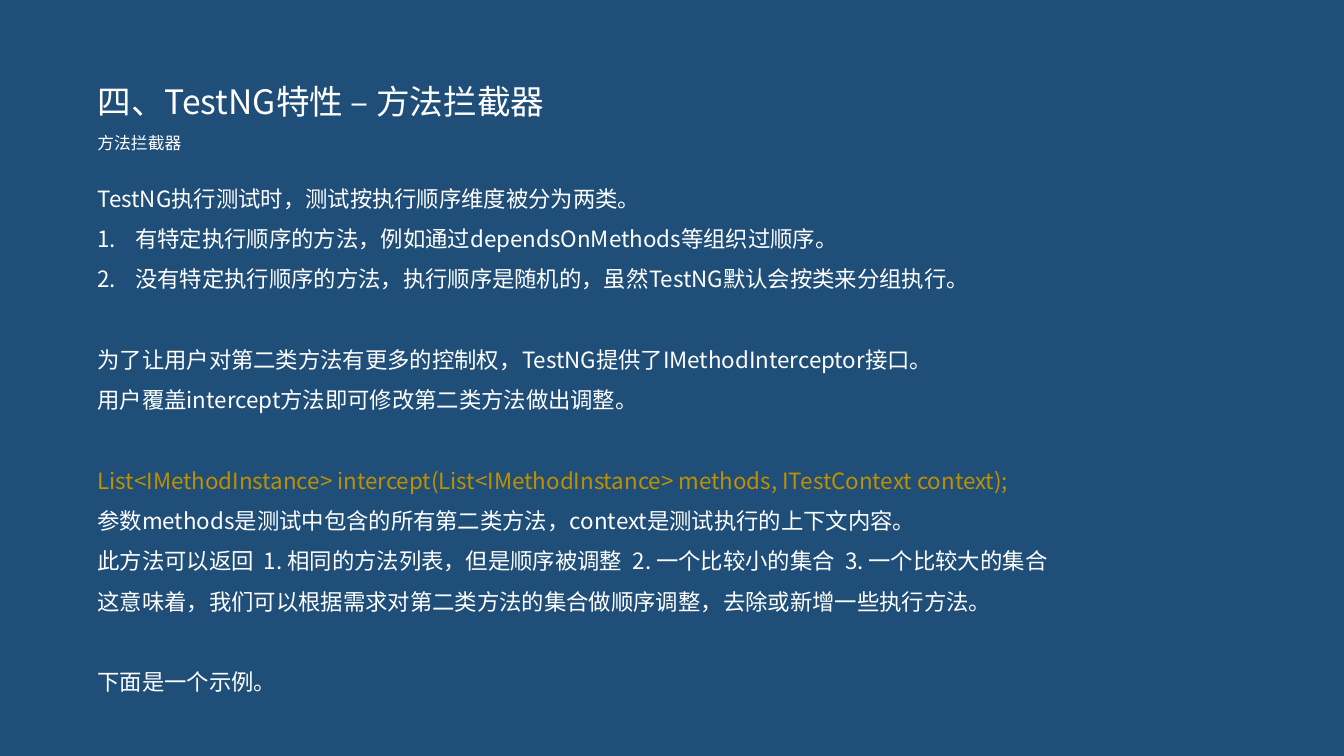
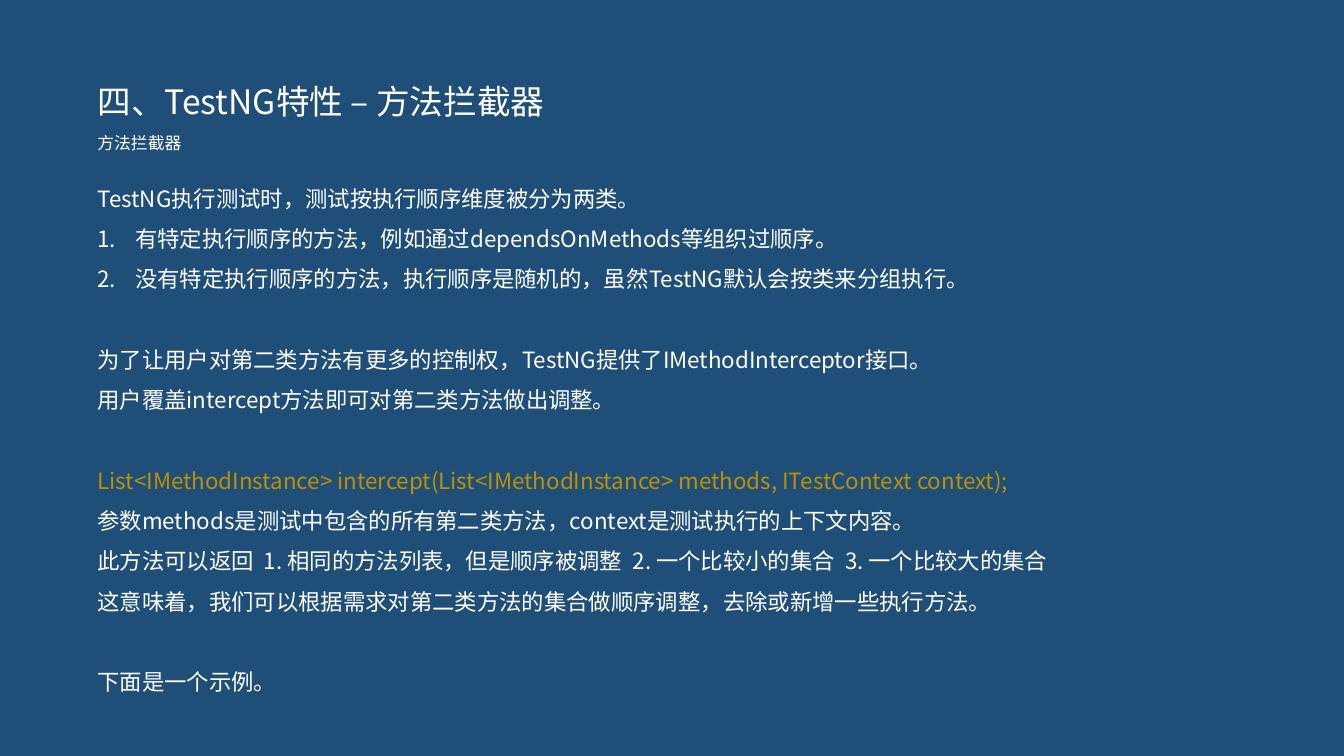
Before and after one commit to pertrichor/hello-testng, a slide deck: slide 75 of demo-server/doc/testNG介绍.pptx (slide 73 before the commit). Drawn at 1344x756 pixels with LibreOffice and Linux fonts; fonts in the diff are those of the drawing. Boxes give left, top, right and bottom in pixels: in the first picture for what was removed or moved away, otherwise in the second. Text is boxed around its words. In the diff, an @@ line names an element or a change of style, - is before the commit and + after.

```diff
--- a/demo-server/doc/testNG介绍.pptx
+++ b/demo-server/doc/testNG介绍.pptx
@@ text at (97,389,615,413): text changed @@
-用户覆盖intercept方法即可修改第二类方法做出调整。
+用户覆盖intercept方法即可对第二类方法做出调整。
```
Also in this commit, not shown: 3 other slides changed, 2 slides added, 13 other files.
